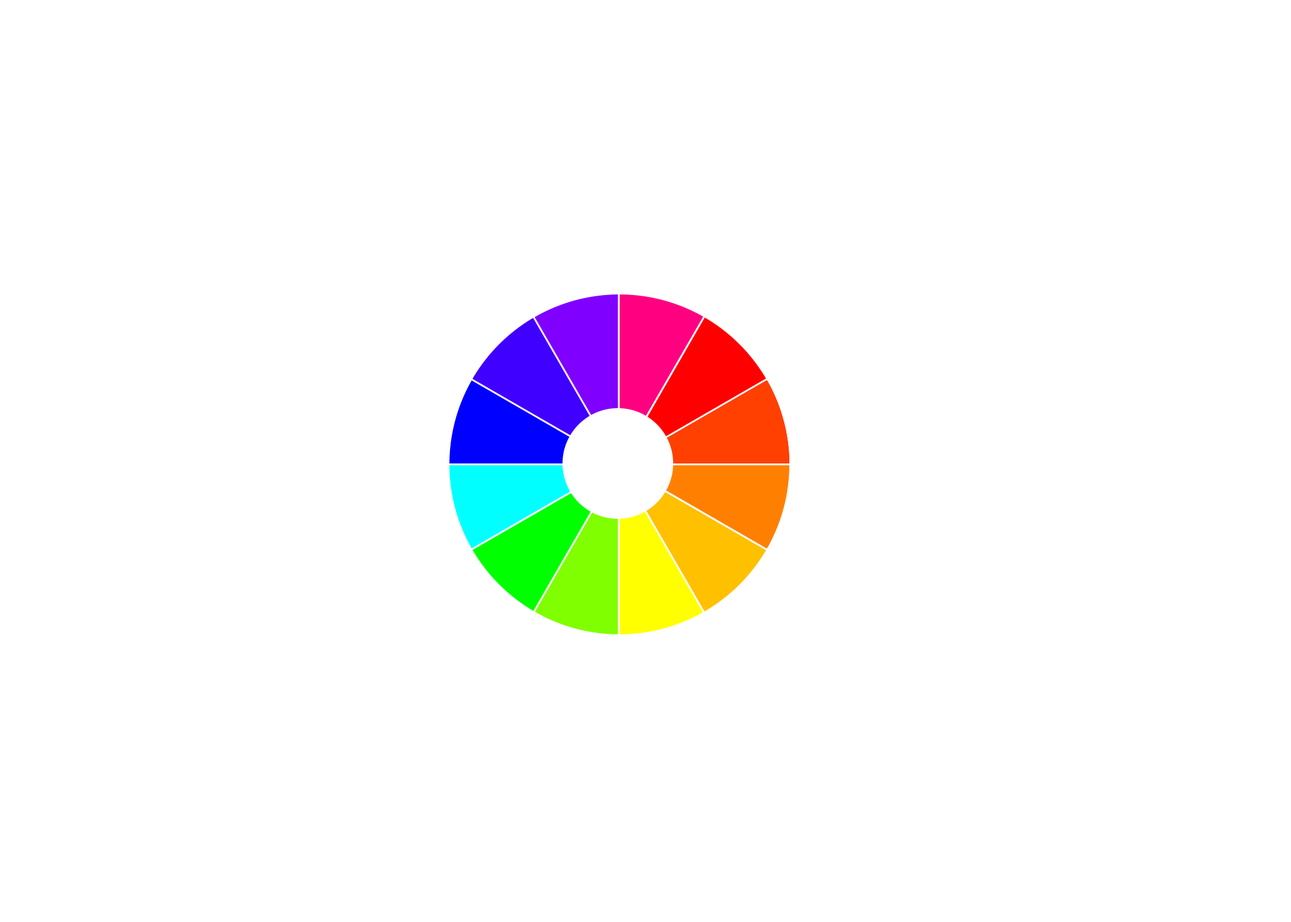
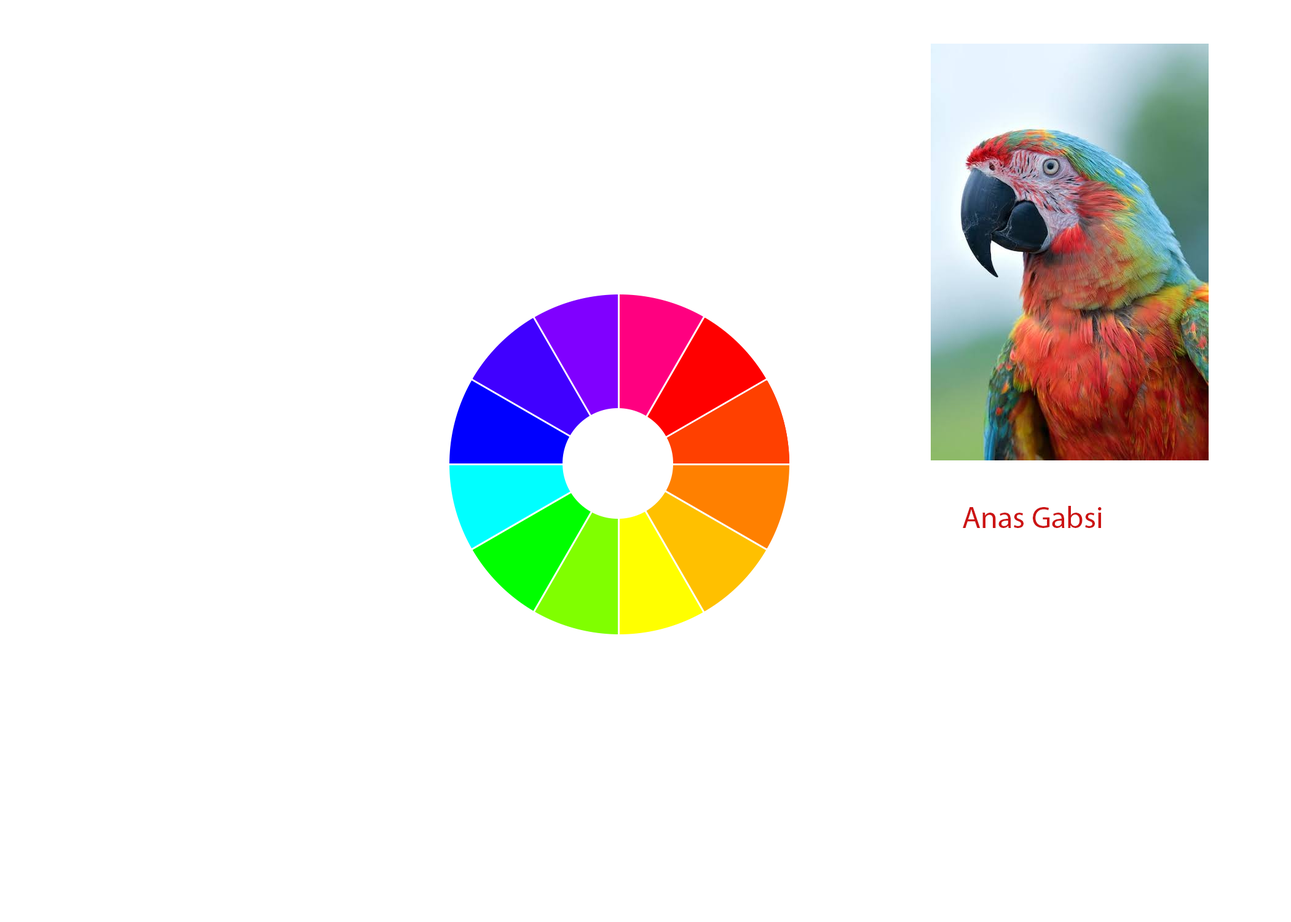
Revision of a layered 1291 × 922 image; what changed, layer by layer:
added layer "Anas Gabsi" above "Layer 12" over [963, 506, 1103, 529]
added layer "Layer 12" above "Ellipse 1" over [931, 43, 1210, 461]
